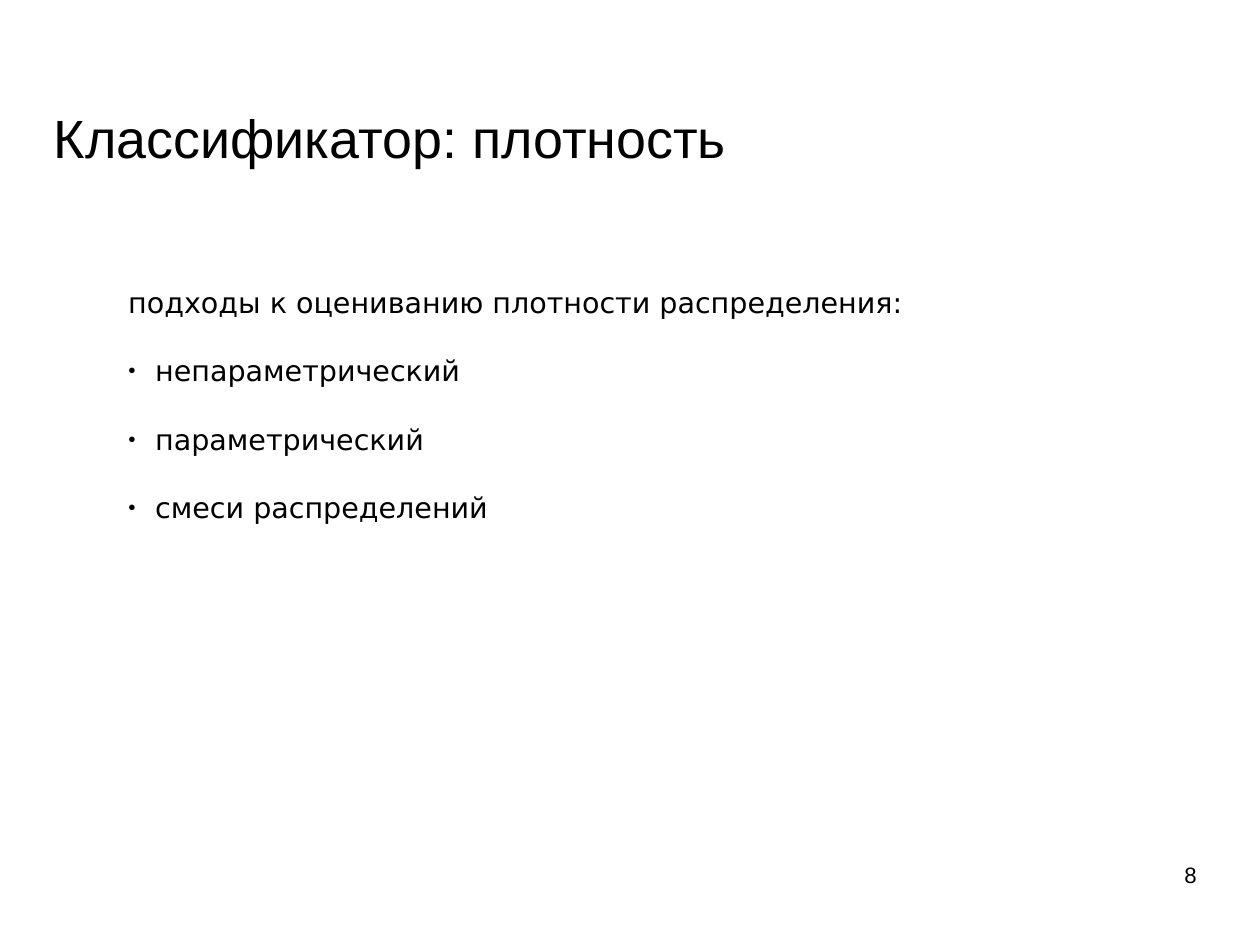
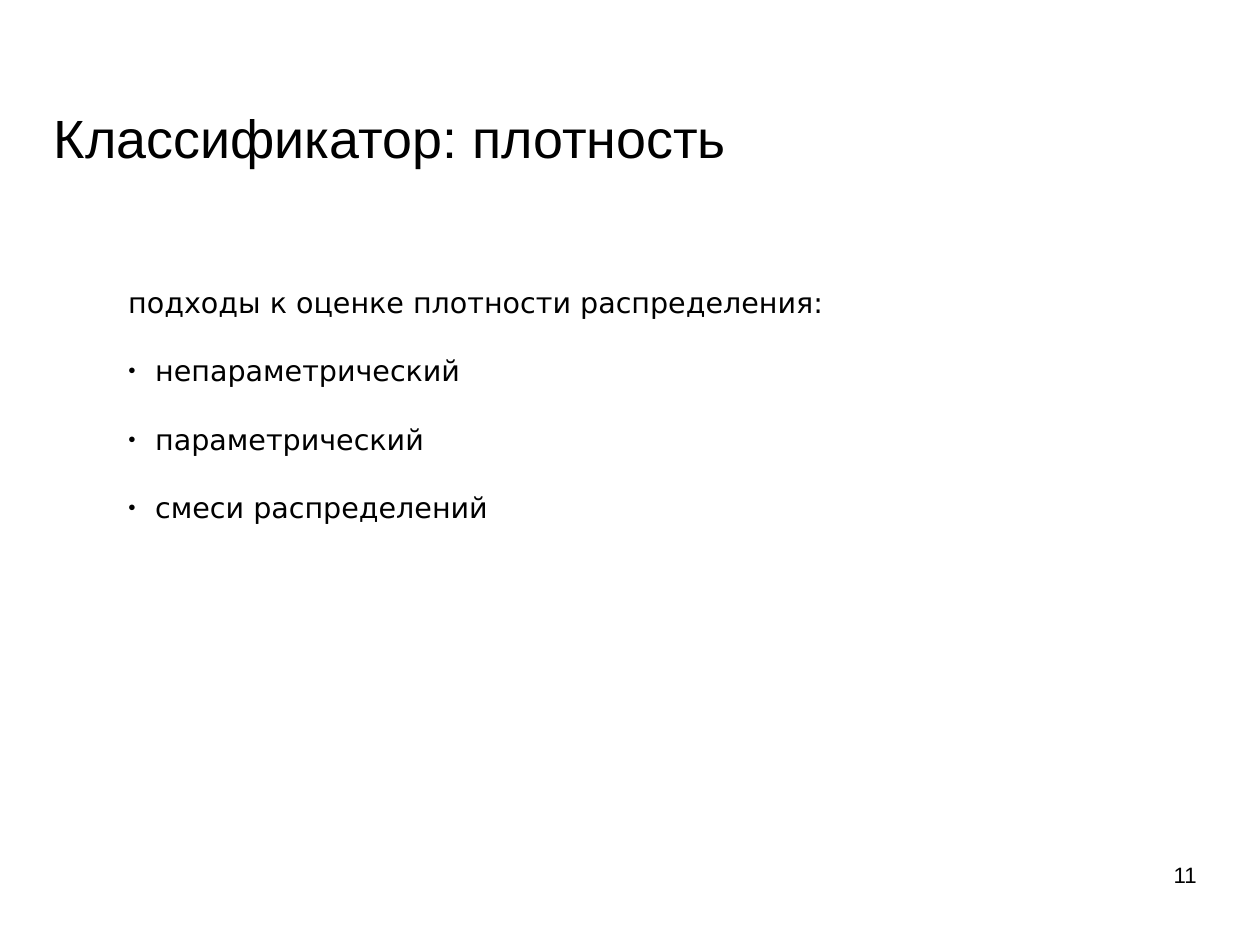
Before and after one commit to mechanoid5/ml_lectorium_legacy, a slide deck: slide 11 of 04-bayes.odp (slide 8 before the commit). Drawn at 1260x945 pixels with LibreOffice and Linux fonts; fonts in the diff are those of the drawing; background and template pictures are left out. Boxes give left, top, right and bottom in pixels: in the first picture for what was removed or moved away, otherwise in the second. Text is boxed around its words. In the diff, an @@ line names an element or a change of style, - is before the commit and + after.

```diff
--- a/04-bayes.odp
+++ b/04-bayes.odp
@@ text at (128,297,823,319): text changed @@
-подходы к оцениванию плотности распределения:
+подходы к оценке плотности распределения:
@@ page number at (1174,867,1197,883): text changed @@
-8
+11
```
Also in this commit, not shown: 10 other slides changed, 10 slides added, 1 slide removed, 4 other files.
